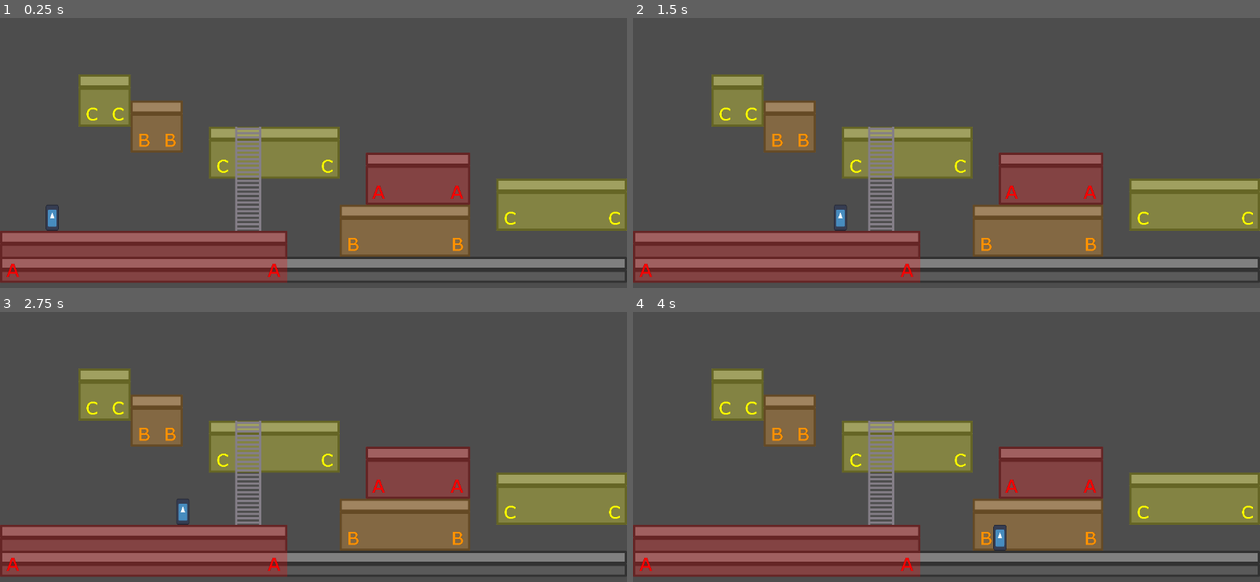
Above: before the commit, frames 1-4 (two rows, left to right).
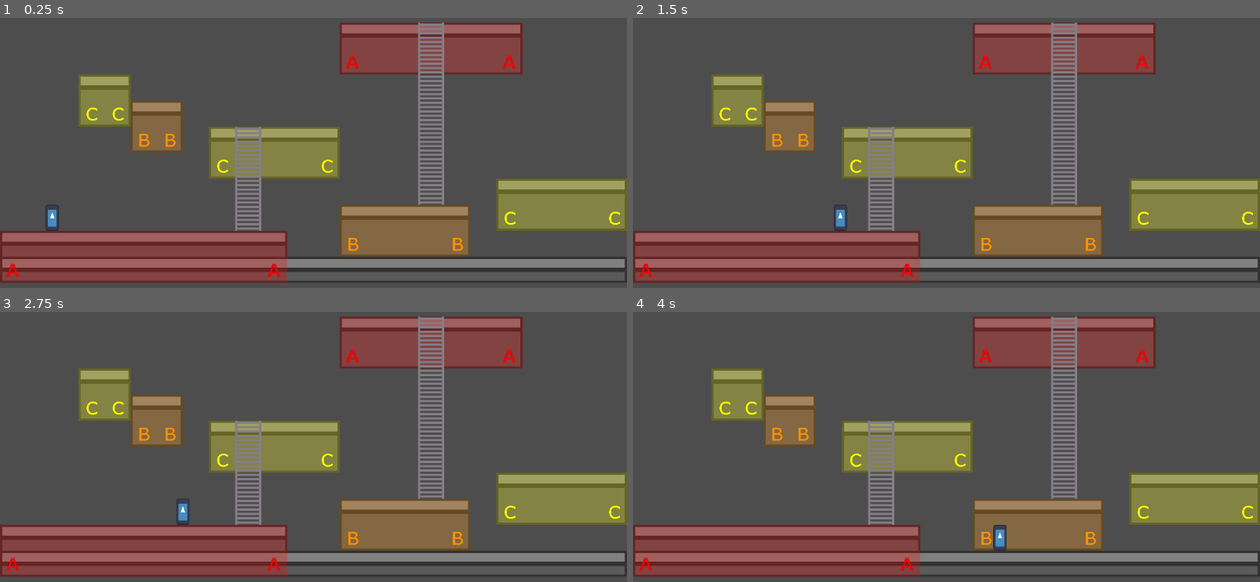
Above: after the commit, the same moments.

Repository: nicom7/game-off-2023
Game: Godot game, scene res://levels/world.tscn
Two runs of this game, one before a commit and one after it. Both use one fixed random seed, a clock stepped at 60 frames per second and the inputs below. The engine's default icon, where the game draws it, is replaced by a stand-in: a white triangle on a blue panel in a dark square.
Inputs:
- Up to frame 1 (0.25 s): no input
- Up to frame 2 (1.5 s): tap Enter at 0.5 s; hold Right (ui_right) from 0.53 s (still down); tap U (A_note) at 0.6 s; tap I (B_note) at 0.8, 1.35 s
- Up to frame 3 (2.75 s): tap U (A_note) at 1.55, 2.1 s; release Right (ui_right) at 2.03 s; hold Left (ui_left) from 2.03 s (still down); tap I (B_note) at 2.3 s
- Up to frame 4 (4 s): release Left (ui_left) at 2.78 s; hold Right (ui_right) from 2.78 s (still down); tap I (B_note) at 2.85, 3.8 s; tap U (A_note) at 3.05 s; tap O (C_note) at 3.6 s

The runs differ from the first frame. In frame 1, 9.5% of the frame differs, in the area x 54-84%, y 1-70%; in frame 2, 9.5%; in frame 3, 9.5%; in frame 4, 9.5%.

Commit message:
Resizable ladders
- Move ladder to separate scene

Diff:
--- a/game_objects/ladders/ladder.gd
+++ b/game_objects/ladders/ladder.gd
@@ -1,10 +1,11 @@
+@tool
 class_name Ladder
-extends StaticBody2D
+extends Node2D
 
 @export var climb_up_action: String
 @export var climb_down_action: String
 
-@export_range(2, 10) var size: int = 3:
+@export_range(2, 10) var size: int = 2:
 	set(value):
 		size = value
 		_update_size()
@@ -16,21 +17,15 @@
 	var sprite_size: Vector2 = %Ladder.texture.get_size()
 	sprite_size.y *= size
 	%Ladder.region_rect = Rect2(Vector2.ZERO, sprite_size)
-	var sprite_size_y = %RightSprite.region_rect.size.y / %RightSprite.hframes
-	%RightSprite.position.x = (size - 1) * sprite_size_y
+	%Area2D.scale.y = size
+	%BottomPivot.position.y = sprite_size.y
 
-	$LowerInteraction.position.x = size * sprite_size_y / 2
-	$InteractiveObject/InteractZone.scale.x = size
-
-	$CollisionShapeClosed.position.x = size * sprite_size_y / 2
-	$CollisionShapeClosed.scale.x = size
-
-	$CollisionShapeOpened2.position.x = size * sprite_size_y - $CollisionShapeOpened2.shape.get_rect().size.x / 2
 
 # Called when the node enters the scene tree for the first time.
 func _ready() -> void:
-	$LowerInteraction.interact_action = climb_up_action
-	$UpperInteraction.interact_action = climb_down_action
+	_update_size()
+	$BottomPivot/LowerInteraction.interact_action = climb_up_action
+	$TopPivot/UpperInteraction.interact_action = climb_down_action
 
 # Called every frame. 'delta' is the elapsed time since the previous frame.
 func _process(delta: float) -> void:
--- /dev/null
+++ b/game_objects/ladders/ladder.tscn
@@ -0,0 +1,56 @@
+[gd_scene load_steps=6 format=3 uid="uid://knuujq4ac74r"]
+
+[ext_resource type="Script" path="res://game_objects/ladders/ladder.gd" id="1_dwuwm"]
+[ext_resource type="Texture2D" uid="uid://c6txl6jf3smyb" path="res://sprites/ladder.png" id="2_wfvfp"]
+[ext_resource type="PackedScene" uid="uid://c60xwma5dmoyi" path="res://game_objects/interactive_object.tscn" id="3_4txev"]
+
+[sub_resource type="RectangleShape2D" id="RectangleShape2D_svqag"]
+size = Vector2(48, 48)
+
+[sub_resource type="RectangleShape2D" id="RectangleShape2D_uvy5e"]
+size = Vector2(48, 48)
+
+[node name="Ladder" type="Node2D"]
+texture_filter = 3
+texture_repeat = 2
+script = ExtResource("1_dwuwm")
+
+[node name="Pivot" type="Node2D" parent="."]
+
+[node name="Ladder" type="Sprite2D" parent="Pivot"]
+unique_name_in_owner = true
+texture = ExtResource("2_wfvfp")
+centered = false
+region_enabled = true
+region_rect = Rect2(0, 0, 48, 96)
+
+[node name="Area2D" type="Area2D" parent="Pivot"]
+unique_name_in_owner = true
+scale = Vector2(1, 2)
+
+[node name="CollisionShape2D" type="CollisionShape2D" parent="Pivot/Area2D"]
+position = Vector2(24, 24)
+shape = SubResource("RectangleShape2D_svqag")
+
+[node name="BottomPivot" type="Node2D" parent="."]
+unique_name_in_owner = true
+position = Vector2(0, 96)
+
+[node name="LowerInteraction" parent="BottomPivot" instance=ExtResource("3_4txev")]
+position = Vector2(24, -30)
+
+[node name="CollisionShape2D" type="CollisionShape2D" parent="BottomPivot/LowerInteraction"]
+shape = SubResource("RectangleShape2D_uvy5e")
+
+[node name="TopPivot" type="Node2D" parent="."]
+unique_name_in_owner = true
+
+[node name="UpperInteraction" parent="TopPivot" instance=ExtResource("3_4txev")]
+position = Vector2(24, -18)
+
+[node name="CollisionShape2D" type="CollisionShape2D" parent="TopPivot/UpperInteraction"]
+shape = SubResource("RectangleShape2D_uvy5e")
+
+[connection signal="body_exited" from="Pivot/Area2D" to="." method="_on_area_2d_body_exited"]
+[connection signal="interacted" from="BottomPivot/LowerInteraction" to="." method="_on_lower_interaction_interacted"]
+[connection signal="interacted" from="TopPivot/UpperInteraction" to="." method="_on_upper_interaction_interacted"]
--- a/levels/world.tscn
+++ b/levels/world.tscn
@@ -7,9 +7,7 @@
 [ext_resource type="Texture2D" uid="uid://dyniha8bifqrr" path="res://tilesets/b_tone.png" id="5_gfi64"]
 [ext_resource type="PackedScene" uid="uid://dqk2pedcucgnw" path="res://characters/player/player.tscn" id="6_ahra0"]
 [ext_resource type="Texture2D" uid="uid://bt4ogf2r5paa0" path="res://tilesets/c_tone.png" id="6_fbqr6"]
-[ext_resource type="Texture2D" uid="uid://c6txl6jf3smyb" path="res://sprites/ladder.png" id="8_3mg55"]
-[ext_resource type="Script" path="res://game_objects/ladders/ladder.gd" id="8_uk6d3"]
-[ext_resource type="PackedScene" uid="uid://c60xwma5dmoyi" path="res://game_objects/interactive_object.tscn" id="9_icboe"]
+[ext_resource type="PackedScene" uid="uid://knuujq4ac74r" path="res://game_objects/ladders/ladder.tscn" id="8_y3bu1"]
 
 [sub_resource type="TileSetAtlasSource" id="TileSetAtlasSource_br5yh"]
 texture = ExtResource("3_1r6a2")
@@ -583,12 +581,6 @@
 sources/2 = SubResource("TileSetAtlasSource_efq0d")
 sources/3 = SubResource("TileSetAtlasSource_6hnef")
 
-[sub_resource type="RectangleShape2D" id="RectangleShape2D_svqag"]
-size = Vector2(48, 192)
-
-[sub_resource type="RectangleShape2D" id="RectangleShape2D_uvy5e"]
-size = Vector2(48, 48)
-
 [node name="World" type="Node2D"]
 script = ExtResource("1_u7smd")
 ambient_note_player_scene = ExtResource("2_573sm")
@@ -605,60 +597,30 @@
 layer_1/y_sort_enabled = false
 layer_1/y_sort_origin = 0
 layer_1/z_index = 0
-layer_1/tile_data = PackedInt32Array(589841, 196608, 2, 589840, 131072, 2, 589839, 131072, 2, 589838, 65536, 2, 524302, 65536, 0, 524303, 131072, 0, 524304, 131072, 0, 524305, 196608, 0, 458758, 196608, 2, 393222, 196608, 0, 393221, 65536, 0, 458757, 65536, 2, 786443, 131072, 3, 786444, 131072, 3, 786445, 131072, 3, 786446, 131072, 3, 786447, 131072, 3, 786448, 131072, 3, 786449, 131072, 3, 786450, 131072, 3, 786451, 131072, 3, 786452, 131072, 3, 786453, 131072, 3, 786454, 131072, 3, 786455, 196608, 3, 786442, 131072, 3, 786441, 131072, 3, 786440, 131072, 3, 786439, 131072, 3, 786438, 131072, 3, 786437, 131072, 3, 786436, 131072, 3, 786435, 131072, 3, 786434, 131072, 3, 786433, 131072, 3, 786432, 65536, 3)
+layer_1/tile_data = PackedInt32Array(458758, 196608, 2, 393222, 196608, 0, 393221, 65536, 0, 458757, 65536, 2, 786443, 131072, 3, 786444, 131072, 3, 786445, 131072, 3, 786446, 131072, 3, 786447, 131072, 3, 786448, 131072, 3, 786449, 131072, 3, 786450, 131072, 3, 786451, 131072, 3, 786452, 131072, 3, 786453, 131072, 3, 786454, 131072, 3, 786455, 196608, 3, 786442, 131072, 3, 786441, 131072, 3, 786440, 131072, 3, 786439, 131072, 3, 786438, 131072, 3, 786437, 131072, 3, 786436, 131072, 3, 786435, 131072, 3, 786434, 131072, 3, 786433, 131072, 3, 786432, 65536, 3, 196621, 65536, 0, 196622, 131072, 0, 196623, 131072, 0, 196624, 131072, 0, 196625, 131072, 0, 196626, 131072, 0, 196627, 196608, 0, 262163, 196608, 2, 262162, 131072, 2, 262161, 131072, 2, 262160, 131072, 2, 262159, 131072, 2, 262158, 131072, 2, 262157, 65536, 2)
 layer_2/name = "Tones"
 layer_2/enabled = true
 layer_2/modulate = Color(1, 1, 1, 1)
 layer_2/y_sort_enabled = false
 layer_2/y_sort_origin = 0
 layer_2/z_index = 0
-layer_2/tile_data = PackedInt32Array(786432, 65537, 2, 78643 …(729 unchanged characters)… , 655381, 131075, 2, 655380, 131075, 2, 524302, 65537, 0, 524305, 196609, 0, 524304, 131073, 0, 524303, 131073, 0, 589841, 196609, 2, 589840, 131073, 2, 589839, 131073, 2, 589838, 65537, 2, 458760, 65539, 0, 458761, 131075, 0, 458762, 131075, 0, 458763, 131075, 0, 458764, 196611, 0, 524300, 196611, 2, 524299, 131075, 2, 524298, 131075, 2, 524297, 131075, 2, 524296, 65539, 2, 458758, 196610, 2, 393222, 196610, 0, 393221, 65538, 0, 458757, 65538, 2, 393220, 196611, 2, 327684, 196611, 0, 327683, 65539, 0, 393219, 65539, 2)
+layer_2/tile_data = PackedInt32Array(786432, 65537, 2, 78643 …(729 unchanged characters)… , 655381, 131075, 2, 655380, 131075, 2, 458760, 65539, 0, 458761, 131075, 0, 458762, 131075, 0, 458763, 131075, 0, 458764, 196611, 0, 524300, 196611, 2, 524299, 131075, 2, 524298, 131075, 2, 524297, 131075, 2, 524296, 65539, 2, 458758, 196610, 2, 393222, 196610, 0, 393221, 65538, 0, 458757, 65538, 2, 393220, 196611, 2, 327684, 196611, 0, 327683, 65539, 0, 393219, 65539, 2, 262157, 65537, 2, 196621, 65537, 0, 196622, 131073, 0, 196623, 131073, 0, 196624, 131073, 0, 196625, 131073, 0, 196626, 131073, 0, 196627, 196609, 0, 262163, 196609, 2, 262162, 131073, 2, 262161, 131073, 2, 262160, 131073, 2, 262159, 131073, 2, 262158, 131073, 2)
 
 [node name="Player" parent="." node_paths=PackedStringArray("current_floor_map") instance=ExtResource("6_ahra0")]
 position = Vector2(96, 492)
 current_floor_map = NodePath("../Platforms")
 
-[node name="Ladder" type="StaticBody2D" parent="."]
-texture_filter = 3
-texture_repeat = 2
+[node name="Ladder" parent="." instance=ExtResource("8_y3bu1")]
 position = Vector2(432, 336)
-script = ExtResource("8_uk6d3")
 climb_up_action = "C_note"
 climb_down_action = "A_note"
-
-[node name="CollisionShape2D" type="CollisionShape2D" parent="Ladder"]
-position = Vector2(24, 96)
-shape = SubResource("RectangleShape2D_svqag")
-disabled = true
-
-[node name="Pivot" type="Node2D" parent="Ladder"]
-
-[node name="Ladder" type="Sprite2D" parent="Ladder/Pivot"]
-texture = ExtResource("8_3mg55")
-centered = false
-region_enabled = true
-region_rect = Rect2(0, 0, 48, 192)
-
-[node name="LowerInteraction" parent="Ladder" instance=ExtResource("9_icboe")]
-position = Vector2(24, 162)
-
-[node name="CollisionShape2D" type="CollisionShape2D" parent="Ladder/LowerInteraction"]
-shape = SubResource("RectangleShape2D_uvy5e")
-
-[node name="UpperInteraction" parent="Ladder" instance=ExtResource("9_icboe")]
-position = Vector2(24, -18)
-
-[node name="CollisionShape2D" type="CollisionShape2D" parent="Ladder/UpperInteraction"]
-shape = SubResource("RectangleShape2D_uvy5e")
-
-[node name="Area2D" type="Area2D" parent="Ladder"]
-position = Vector2(24, 96)
-
-[node name="CollisionShape2D" type="CollisionShape2D" parent="Ladder/Area2D"]
-shape = SubResource("RectangleShape2D_svqag")
+size = 4
+
+[node name="Ladder2" parent="." instance=ExtResource("8_y3bu1")]
+position = Vector2(768, 144)
+climb_up_action = "A_note"
+climb_down_action = "B_note"
+size = 7
 
 [connection signal="current_tone_changed" from="Player" to="." method="_on_player_current_tone_changed"]
 [connection signal="on_floor_changed" from="Player" to="." method="_on_player_on_floor_changed"]
-[connection signal="interacted" from="Ladder/LowerInteraction" to="Ladder" method="_on_lower_interaction_interacted"]
-[connection signal="interacted" from="Ladder/UpperInteraction" to="Ladder" method="_on_upper_interaction_interacted"]
-[connection signal="body_exited" from="Ladder/Area2D" to="Ladder" method="_on_area_2d_body_exited"]
Not shown: 1 places in levels/world.tscn that only renumber resources
